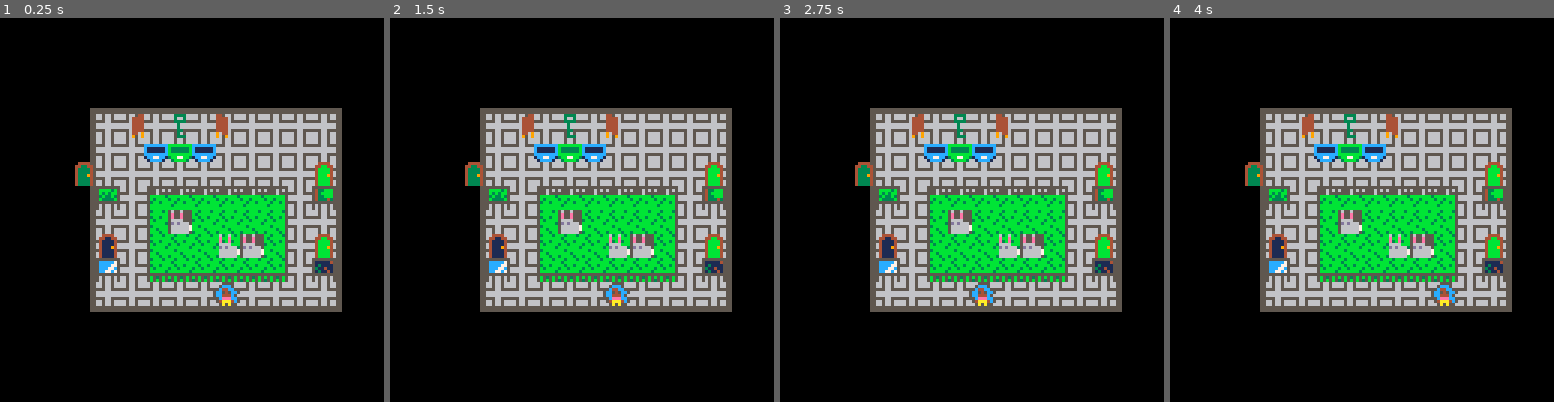
Above: before the commit, frames 1-4 (left to right).
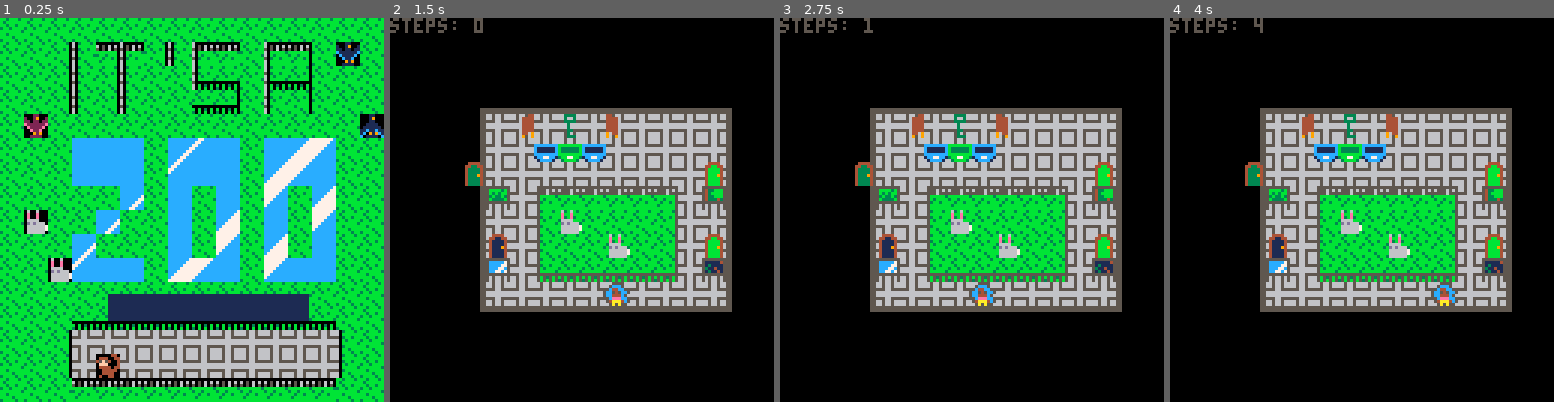
Above: after the commit, the same moments.

Repository: avalkyrie/zoo-game
Game: PICO-8 cartridge zoo.p8
Same seed, same stepped clock (60 frames per second), same inputs: the game is played once before the commit and once after it.
Inputs:
- Up to frame 1 (0.25 s): no input
- Up to frame 2 (1.5 s): tap O (Z key) at 0.33, 0.7, 1.43 s; tap X (X key) at 1.07 s
- Up to frame 3 (2.75 s): hold Left 1.97-2.37 s; tap X (X key) at 2.07, 2.4, 2.73 s; tap O (Z key) at 2.22 s; hold Down from 2.42 s (still down)
- Up to frame 4 (4 s): release Down at 2.82 s; hold Right 2.87-3.53 s; tap X (X key) at 3.07, 3.4, 3.73 s; tap O (Z key) at 3.1, 3.98 s; hold Up from 3.58 s (still down)

The runs differ from the first frame. In frame 1, 92% of the frame differs, in the area x 0-100%, y 0-100%; in frame 2, 0.9%; in frame 3, 0.9%; in frame 4, 0.9%.

Commit message:
Add pause menu items, title screen, aquarium 2, tundra 2, and tundra 3 (mythical).

Diff:
--- a/zoo.p8
+++ b/zoo.p8
@@ -4,7 +4,11 @@
 
 -- game state
 state={menu=1,lvl=1}
-paused=0
+
+startmenu = 1
+endmenu = 3
+game = 4
+
 
 maprect = {} -- x, y, width, height, xdrawoffset, ydrawoffset
 
@@ -18,7 +22,7 @@
 -- sprite indexes
 index = {
 	player = 64,
-	death = 79,
+	death = 191,
 
 	block = 58,
 	wblock = 60,
@@ -32,11 +36,18 @@
 	tank = 49,
 	bow = 182,
 	bubble = 48,
-
+	grad = 141,
+	pearl = 134,
+
+	lpenguin = 79,
 	rpenguin = 80,
 	dpenguin = 81,
 	upenguin = 82,
-	whale = 105,
+	fwhale = 105,
+	bwhale = 104,
+
+	fish = 221,
+	hfish = 220,
 
 	jelly1 = 106,
 	jelly2 = 107,
@@ -105,6 +116,12 @@
 function _init()
 
 	reload(0x2000, 0x2000, 0x1000) -- reload map tiles
+
+	-- setup menu items
+	if (state.menu == game) then
+		menuitem(1, "restart level", function() _init() sfx(1) end)
+		menuitem(2, "next level", function() state.lvl += 1 _init() sfx(1) end)
+	end
 
 	player.sdx = 0 -- slide direction
 	player.sdy = 0
@@ -149,7 +166,7 @@
 		sprites[4][1] = index.key
 		aa(animals, index.rabbit, {4,5,6,6})
 	elseif (state.lvl == 2) then
-		-- zoo 2
+		-- w. garden 1
 		maprect = {14, 24, 10, 8, 3, 3}
         player.x = 10
         player.y = 5
@@ -159,13 +176,15 @@
 
 		aa(blocks, index.block, {8,6,2,4,1,5,3,5,2,6,5,1,5,3,4,1,4,2,3,1})
 		aa(animals, index.rabbit, {7,7,9,8})
-		aa(animals, index.whale, {8,3})
+
+		animals[8][3] = index.bwhale
+		animals[7][3] = index.fwhale
 
 		--sprites[5][2] = index.bubble
 		sprites[2][5] = index.key
 
 	elseif (state.lvl == 3) then
-		-- aviary 1
+		-- rainforest 1
 		maprect = {0, 8, 8, 8, 4, 4}
 		player.isvertical = true
         player.x = 8
@@ -177,7 +196,7 @@
 		blocks[6][5] = index.block
 		animals[2][4] = index.usnake
 	elseif (state.lvl == 10) then
-		-- aviary 2
+		-- rainforest 2 - unused
 		maprect = {8, 8, 16, 8, 0, 4}
 		player.isvertical = true
         player.x = 12
@@ -189,7 +208,7 @@
 		aas(animals, {index.pbird2,4,3,index.bbird2,13,6,index.usnake,2,8})
 		aa(blocks, index.block, {2,5,11,3,14,3})
 	elseif (state.lvl == 4) then
-		-- ocean 1
+		-- aquarium 1
 		maprect = {0, 16, 8, 8, 4, 4}
         player.x = 1
         player.y = 6
@@ -197,14 +216,29 @@
 		exit.y = 0
 		exit.sprite = index.cexit
 	    sprites[8][8] = index.key
-		--aa(animals, index.jelly1, {1,1,6,6})
-		aa(animals, index.jelly1, {6,6})
+		aa(animals, index.jelly1, {1,1,6,6})
 		aas(animals, {index.fturtle,6,3,index.bturtle,5,3})
-
-        --aas(animals, {index.jelly2,1,2,index.ujelly1,2,1,index.fturtle,6,3,index.bturtle,5,3})
+        aas(animals, {index.jelly2,1,2,index.ujelly1,2,1,index.fturtle,6,3,index.bturtle,5,3})
 		aa(sprites, index.tank, {3,3,7,4,3,8,8,7})
 	elseif (state.lvl == 5) then
-		-- ice 1
+		-- aquarium 2
+		maprect = {24, 16, 9, 11, 3.5, 2.5}
+        player.x = 5
+        player.y = 1
+		exit.x = 5
+		exit.y = 0
+		exit.sprite = index.oexit
+		aa(sprites, index.tank, {4,1,6,1,8,2,1,4,4,5,7,7,3,8,1,10,5,10})
+		aa(sprites, index.bubble, {6,4,9,9,3,11})
+		aa(sprites, index.grad, {9,2,6,3,6,7,7,9})
+		animals[4][4] = index.fturtle
+		animals[3][4] = index.bturtle
+		animals[4][7] = index.flturtle
+		animals[5][7] = index.blturtle
+		aa(animals, index.fish, {8,1,9,1,6,8,7,8})
+		aa(animals, index.jelly1, {4,3,5,3,6,6,7,6})
+   	elseif (state.lvl == 6) then
+		-- tundra 1
 		maprect = {0, 0, 8, 8, 4, 4}
         player.x = 4
         player.y = 8
@@ -213,8 +247,8 @@
 		exit.sprite = index.cexit
 		sprites[7][4] = index.key
 		aa(animals, index.dpenguin, {3,1,4,1,5,1})
-	elseif (state.lvl == 6) then
-		-- ice 2
+	elseif (state.lvl == 7) then
+		-- tundra 2
 		maprect = {8, 0, 9, 8, 4, 4}
         player.x = 1
         player.y = 3
@@ -224,7 +258,24 @@
 		aa(sprites, index.bow, {2,4,4,2,6,1})
 		aa(blocks, index.block, {2,2,6,2})
 		aa(animals, index.dpenguin, {3,1,4,1,5,1})
-		animals[4][5] = index.whale
+		animals[4][5] = index.bwhale
+		animals[3][5] = index.fwhale
+
+	elseif (state.lvl == 8) then
+		-- tundra 2
+		maprect = {34, 14, 9, 13, 3.5, 1}
+        player.x = 4
+        player.y = 13
+		exit.x = 10
+		exit.y = 1
+		exit.sprite = index.oexit
+		animals[3][5] = index.bwhale
+		animals[2][5] = index.fwhale
+		animals[8][5] = index.bwhale
+		animals[7][5] = index.fwhale
+		aa(animals, index.rpenguin, {2,10,2,11,2,12})
+		sprites[3][6] = index.pearl
+		aa(blocks, index.block, {1,6,6,7,1,8,7,8,8,8,5,9,9,9,9,10,1,11})
 	end
 end
 
@@ -246,6 +297,22 @@
 end
 
 function _update60()
+
+	if (state.menu == startmenu) then
+		-- z/x to start game
+		if (btn(4) or btn(5)) then
+			state.menu = game
+			_init()
+		end
+	end
+
+	--if (state.menu == endmenu) then
+		-- z/x to reset?
+	--end
+
+	-- Update game
+	if (state.menu != game) return
+
 	local dx = 0
 	local dy = 0
 
@@ -356,12 +423,11 @@
 
 function _draw()
 	tick+=1
-	if (tick > 256) tick = 0;
-
-	if (state.menu==0) draw_startmenu()
-	if (state.menu==1) draw_level()
-	if (state.menu==2) draw_pause()
-	if (state.menu==3) draw_ending()
+	if (tick > 2000) tick = 0;
+
+	if (state.menu==startmenu) draw_startmenu()
+	if (state.menu==game) draw_level()
+	if (state.menu==endmenu) draw_ending()
 
 end
 
@@ -369,14 +435,16 @@
 	-- draw the start menu
 	cls()
 
-	rectfill(0, 0, 127, 127, 13)
-
-
-
-end
-
-function draw_pause()
-	-- enter key menu options
+	--rectfill(0, 0, 127, 127, 13)
+
+	map(112, 0, 0, 0, 16, 16)
+	rectfill(38-2,94-2,102,100, 1)
+
+	if (tick % 120 >= 60) then
+		print("press z to start", 38, 94, 13)
+	end
+
+
 end
 
 function draw_ending()
@@ -439,14 +507,15 @@
 	-- ui
 	if (blkmsg != nil and blkmsg != 0) then
 		print(blkmsg)
-		--blkmsg = nil
+		blkmsg = nil
 	else
 		--print("steps: " .. steps .. "  [animal: " .. asteps .. "]")
+		print("steps: " .. steps)
 	end
 end
 
 function animatewater()
-	if ((tick % 64) == 1) then
+	if ((tick % 80) == 1) then
 		for x=1, dimensions do
 			for y=1, dimensions do
 				if (mget(x, y) == anim.water1) then
@@ -460,7 +529,7 @@
 end
 
 function animatestaticanimals()
-	if ((tick % 64) == 1) then
+	if ((tick % 80) == 1) then
 		for i=1, maprect[3] do
 			for j=1, maprect[4] do
 				animals[i][j] = swap(animals[i][j], index.jelly1, index.jelly2)
@@ -482,10 +551,11 @@
 	local px = player.x
 	local py = player.y
 
-	local w = maprect[3]
-
-	for i=1, w do
-		for j=1, maprect[4] do
+	local w = maprect[4]
+	--local w = dimensions
+
+	for i=1, dimensions do
+		for j=1, dimensions do
 			if (mgetspr(i,j) == index.ice) then
 				--if (i == (px+1 -j)%w+1) sprgrid(index.ice+4, i, j)
 				--if (i == (px - j )%w+1) sprgrid(index.ice+3, i, j)
@@ -550,9 +620,11 @@
 				local a = animals[i][j]
 
 				if (a == index.dpenguin or a == index.upenguin) then
-					moveanimal(a, index.upenguin, index.dpenguin, i, j, 8)
+					moveanimal(a, index.upenguin, index.dpenguin, i, j, false, 8)
+				elseif(a == index.lpenguin or a == index.rpenguin) then
+					moveanimal(a, index.lpenguin, index.rpenguin, i, j, true, 8)
 				elseif(a == index.usnake or a == index.dsnake) then
-					moveanimal(a, index.usnake, index.dsnake, i, j, 9)
+					moveanimal(a, index.usnake, index.dsnake, i, j, false, 9)
 				end
 
 				if (a==index.fturtle or a==index.flturtle) then
@@ -606,18 +678,25 @@
 	end
 end
 
-function moveanimal(a, up, down, i, j, fx)
+function moveanimal(a, up, down, i, j, leftright, fx)
 	local flipped = nil
 	local dx = 0
 	local dy = 0
 
 	if (a == down) then
-		dx=0
-		dy=1
+		if (leftright) then
+			dx=1
+		else
+			dy=1
+		end
 		flipped = up
 	elseif(a == up) then
-		dx=0
-		dy=-1
+		if (leftright) then
+			dx=-1
+		else
+			dy=-1
+		end
+
 		flipped = down
 	else
 		return
@@ -630,6 +709,9 @@
 	else
 		animals[i][j] = flipped
 	end
+
+	if (fx) sfx(fx)
+
 end
 
 function ispushablebiganimal(x, y)
@@ -673,8 +755,8 @@
 
 	local x = ax + dx
 	local y = ay + dy
-	local nx = x + dx
-	local ny = y + dy
+
+	if (x <= 0 or y <= 0) return false
 
 	local s = mgetspr(x, y)
 	local flags = fget(s)
@@ -1066,39 +1148,39 @@
 
 
 __gff__
-0043438000810000000500010100000000818180000001000005010101000000050505050500008100010101808001010000434305050000008080808181010100000000000000000000000000000000000000000000000000000000000000000000000000000000000000000000000000000000000000000000000000404000
+0043438000810000000500010100000000818180000001000005010101000000050505050500000000010101808001010000434305050000008080808181010100000000000000000000000000000000000000000000000000000000000000000000000000000000000000000000000000000000000000000000000000404000
 0000000000000000000000000000000000000040404000000000000000000000000000404040000000000000000000000000004040400000000000000000000000000000000000000000000000000000000000000000000000000000000000000000000100000000000000000000000000000000000000000000000000000000
 __map__
-20202020202020202d20202020202029000a0a0a000a0a0a0a0a0a0a00000000000000000000000000000000000000000000000000000000000000000000000000000000000000000000000000000000000000000000000000000000000000000000000000000000000000000000000016161616161616161616161616161616
-2020202020202020202020202020202900000000000a0a0a0a0a0a0a00000000000000000000000000000000000000000000000000000000000000000000000000000000000000000000000000000000000000000000000000000000000000000000000000000000000000000000000016162625151826251807161815169916
-2d2d2020202d2c2c202020202020202900000000000a0a000a0a0a0a0a0a0000000000000000000000000000000000000000000000000000000000000000000000000000000000000000000000000000000000000000000000000000000000000000000000000000000000000000000016162625262516161706161708161616
-2d2d2020202d20202020202020202029000000000000000000000000000000000000000000000000000000000000000000000000000000000000000000000000000000000000000000000000000000000000000000000000000000000000003f0000000000000000000000000000000016162625262516160608162526161616
-2d2d2020202d20202d2d0202010202020000000000000000000000000000000000000000000000000000000000000000000000000000000000000000000000000000000000000000000000000000000000000000000000000000000000000b0c0000000000000000000000000000000016891616161616161616161616161698
-2c2c2020202d20200201020102020102000a0a0a0a0a00000000000000000000000000000000000000000000000000000000000000000000000000000000000000000000000000000000000000000000000000000000000000000000002f1b1c2f00000000000000000000000000000016161620202016232420162021221616
-20202020202c2020010201010101010100000000000000000000000000000000000000000000000000000000000000000000000000000000000000000000000000000000000000000000000000000000000000000000000000000000003e2e3f2e00000000000000000000000000000016161620202016242020162122201616
-202020202020202002010101020102010000000000000a0a0a0a0a0a00000000000000000000000000000000000000000000000000000000000000000000000000000000000000000000000000000000000000000000000000000000000000000000000000000000000000000000000016161616162316201620162216211616
+20202020202020202c20202020202020000a0a0a000a0a0a0a0a0a0a00000000000000000000000000000000000000000000000000000000000000000000000000000000000000000000000000000000000000000000000000000000000000000000000000000000000000000000000016161616161616161616161616161616
+2020202020202020202020202020202000000000000a0a0a0a0a0a0a00000000000000000000000000000000000000000000000000000000000000000000000000000000000000000000000000000000000000000000000000000000000000000000000000000000000000000000000016162625151826251807161815169916
+2d2d2020202d2c2c202020202020202000000000000a0a000a0a0a0a0a0a0000000000000000000000000000000000000000000000000000000000000000000000000000000000000000000000000000000000000000000000000000000000000000000000000000000000000000000016162625262516161706161708161616
+2d2d2020202d20202020202020202020000000000000000000000000000000000000000000000000000000000000000000000000000000000000000000000000000000000000000000000000000000000000000000000000000000000000003f0000000000000000000000000000000016162625262516160608162526161616
+2d2d2020202d20202c2c0202010202020000000000000000000000000000000000000000000000000000000000000000000000000000000000000000000000000000000000000000000000000000000000000000000000000000000000000b0c0000000000000000000000000000000016891616161616161616161616161698
+2c2c2020202d20200715010101010101000a0a0a0a0a00000000000000000000000000000000000000000000000000000000000000000000000000000000000000000000000000000000000000000000000000000000000000000000002f1b1c2f00000000000000000000000000000016161620202016232420162021221616
+20202020202c2020162616161616161600000000000000000000000000000000000000000000000000000000000000000000000000000000000000000000000000000000000000000000000000000000000000000000000000000000003e2e3f2e00000000000000000000000000000016161620202016242020162122201616
+202020202020202016261616161616160000000000000a0a0a0a0a0a00000000000000000000000000000000000000000000000000000000000000000000000000000000000000000000000000000000000000000000000000000000000000000000000000000000000000000000000016161616162316201620162216211616
 1014101412101014101014141410101012101012101010100000000000000000000000000000000000000000000000000000000000000000000000000000000000000000000000000000000000000000000000000000000000000000000000000000000000000000000000000000000016731616231616201621162016221616
 1410141412101410101010141414101012101012101010100000000000000000000000000000000000000000000000000000000000000000000000000000000000000000000000000000000000000000000000000000000000000000000000000000000000000000000000000000000016161623161616201622162116201616
 1010141012131313141210141410141012101010101012140000000000000000000000000000000000000000000000000000000000000000000000000000000000000000000000000000000000000000000000000000000000000000000000000000000000000000000000000000000016167324202016212220162220201616
 1012101412141010101214121414101012101313131311130000000000000000000000000000000000000000000000000000000000000000000000000000000000000000000000000000000000000000000000000000000000000000000000000000000000000000000000000000000016161616161616161616161616161616
 1012141012101410101210121414141012101010101012140000000000000000000000000000000000000000000000000000000000000000000000000000000000000000000000000000000000000000000000000000000000000000000000000000000000000000000000000000000016161606060606060606060606061616
-1412101011131313131113121014101012141010101012100000000000000000000000000000e000000000000000000000000000000000000000000000000000000000000000000000000000000000000000000000000000000000000000000000000000000000000000000000000000161626050527281d360d0e0f1e052516
-101210101210141014121012141010101210141012141210000000000000000000002d1d20402020202d2d00000000000000000000000000000000000000000000000000000000000000000000000000000000000000000000000000000000000000000000000000000000000000000016162605780505050505050505052516
-14120303010101011012141210141210101410101210121000000000e100000000001d2d202020a0a1a21d00000000000000000000000000000000000000000000000000000000000000000000000000000000000000000000000000000000000000000000000000000000000000000016161607070707070707070707071616
-2929030303030303292903030303030329290303030303032a2b293159312b9f9f002c2c20202020202c2c00000000000000000000000000000000000000000000000000000000000000000000000000000000000000000000000000000000000000000000000000000000000000000000000000000000000000000000000000
-29292929292b2b2a29292929292b2b2a29292929292b2b2a2a2a2929292b2b318d0032323434343434323200000000000000000000000000000000000000000000000000000000000000000000000000000000000000000000000000000000000000000000000000000000000000000000000000000000000000000000000000
-0303292929292b2b0303292929292b2b0303292929292b2b2b29296a6a8d292b290032696832323232696800000000000000000000000000000000000000000000000000000000000000000000000000000000000000000000000000000000000000000000000000000000000000000000000000000000000000000000000000
-032b2929292b292b032b2929292b292b032b2929292b292b312964652930292929003d208620202020202000000000000000000000000000000000000000000000000000000000000000000000000000000000000000000000000000000000000000000000000000000000000000000000000000000000000000000000000000
-2a2929292929292b2a2929292929292b2a2929292929292b292b2931292929292a0020202020203d20202000000000000000000000000000000000000000000000000000000000000000000000000000000000000000000000000000000000000000000000000000000000000000000000000000000000000000000000000000
-2929292929292b29d729292929292b292929292929292b2929292b29296a6a2929003d20202020203d3d2000000000000000000000000000000000000000000000000000000000000000000000000000000000000000000000000000000000000000000000000000000000000000000000000000000000000000000000000000
-2b2b29292929292b2bf5e7e7e7e7e7e8e6e7e7e7e7e7e7e829292966678d312b2900202020203d2020203d00000000000000000000000000000000000000000000000000000000000000000000000000000000000000000000000000000000000000000000000000000000000000000000000000000000000000000000000000
-2b2b292a292b2b2b2bf6f7f7f7f7f7f8f6f7f7f7f7f7f7d72a293129299f9f2b2b0020502020202020203d00000000000000000000000000000000000000000000000000000000000000000000000000000000000000000000000000000000000000000000000000000000000000000000000000000000000000000000000000
-0505050505050505050500000000050505050501010101012b2b292929298d2930003d502020202020202000000000000000000000000000000000000000000000000000000000000000000000000000000000000000000000000000000000000000000000000000000000000000000000000000000000000000000000000000
-0505050505050505050500000000050505050501010101013129292931292929290020502020202020202000000000000000000000000000000000000000000000000000000000000000000000000000000000000000000000000000000000000000000000000000000000000000000000000000000000000000000000000000
-0505050505050505050500000000050505050501010101012929302b2929292a290020202020202020202000000000000000000000000000000000000000000000000000000000000000000000000000000000000000000000000000000000000000000000000000000000000000000000000000000000000000000000000000
-050518070707071505050000000020202005050505050505000000000000000000002d2d2d2d1d2d2d2d1d00000000000000000000000000000000000000000000000000000000000000000000000000000000000000000000000000000000000000000000000000000000000000000000000000000000000000000000000000
-050525731616162605050000000020202005050505050505000000000000000000001d2d2d2d2d1d2d1d1d00000000000000000000000000000000000000000000000000000000000000000000000000000000000000000000000000000000000000000000000000000000000000000000000000000000000000000000000000
-05052516161673260505000000002020200505180705071500000000000000000000203d2020202020202000000000000000000000000000000000000000000000000000000000000000000000000000000000000000000000000000000000000000000000000000000000000000000000000000000000000000000000000000
+1412101011131313131113121014101012141010101012100000000000000000000000000000000000000000000000000000000000000000000000000000000000000000000000000000000000000000000000000000000000000000000000000000000000000000000000000000000016162605050505050505050505052516
+101210101210141014121012141010101210141012141210000000000000000000002d2d20202020202d2d00000000000000000000000000000000000000000000000000000000000000000000000000000000000000000000000000000000000000000000000000000000000000000016162605780505050505050505052516
+141203030101010110121412101412101014101012101210000000000000000000002d2d202020a0a1a22d00000000000000000000000000000000000000000000000000000000000000000000000000000000000000000000000000000000000000000000000000000000000000000016161607070707070707070707071616
+2929030303030303292903030303030329290303030303032a2b292929292b2929002c2c20202020202c2c00000000000000000000000000000000000000000000000000000000000000000000000000000000000000000000000000000000000000000000000000000000000000000000000000000000000000000000000000
+29292929292b2b2a29292929292b2b2a29292929292b2b2a2a2a2929292b2b29290032323434343434323200000000000000000000000000000000000000000000000000000000000000000000000000000000000000000000000000000000000000000000000000000000000000000000000000000000000000000000000000
+0303292929292b2b0303292929292b2b0303292929292b2b2b2929292929292b290032323232323232323200000000000000000000000000000000000000000000000000000000000000000000000000000000000000000000000000000000000000000000000000000000000000000000000000000000000000000000000000
+032b2929292b292b032b2929292b292b032b2929292b292b2929292929292929290020202020202020202000000000000000000000000000000000000000000000000000000000000000000000000000000000000000000000000000000000000000000000000000000000000000000000000000000000000000000000000000
+2a2929292929292b2a2929292929292b2a2929292929292b292b2929292929292a0020202020202020202000000000000000000000000000000000000000000000000000000000000000000000000000000000000000000000000000000000000000000000000000000000000000000000000000000000000000000000000000
+2929292929292b29d729292929292b292929292929292b2929292b2929292929290020202020202020202000000000000000000000000000000000000000000000000000000000000000000000000000000000000000000000000000000000000000000000000000000000000000000000000000000000000000000000000000
+2b2b29292929292b2bf5e7e7e7e7e7e8e6e7e7e7e7e7e7e8292929292929292b290020202020202020202000000000000000000000000000000000000000000000000000000000000000000000000000000000000000000000000000000000000000000000000000000000000000000000000000000000000000000000000000
+2b2b292a292b2b2b2bf6f7f7f7f7f7f8f6f7f7f7f7f7f7d72a2929292929292b2b0020202020202020202000000000000000000000000000000000000000000000000000000000000000000000000000000000000000000000000000000000000000000000000000000000000000000000000000000000000000000000000000
+0505050505050505050500000000050505050501010101012b2b292929292929290020202020202020202000000000000000000000000000000000000000000000000000000000000000000000000000000000000000000000000000000000000000000000000000000000000000000000000000000000000000000000000000
+0505050505050505050500000000050505050501010101012929292929292929290020202020202020202000000000000000000000000000000000000000000000000000000000000000000000000000000000000000000000000000000000000000000000000000000000000000000000000000000000000000000000000000
+0505050505050505050500000000050505050501010101012929292b2929292a290020202020202020202000000000000000000000000000000000000000000000000000000000000000000000000000000000000000000000000000000000000000000000000000000000000000000000000000000000000000000000000000
+050518070707071505050000000020202005050505050505000000000000000000002d2d2d2d2d2d2d2d2d00000000000000000000000000000000000000000000000000000000000000000000000000000000000000000000000000000000000000000000000000000000000000000000000000000000000000000000000000
+050525161616162605050000000020202005050505050505000000000000000000002d2d2d2d2d2d2d2d2d00000000000000000000000000000000000000000000000000000000000000000000000000000000000000000000000000000000000000000000000000000000000000000000000000000000000000000000000000
+05052516161616260505000000002020200505180705071500000000000000000000203d2020202020202000000000000000000000000000000000000000000000000000000000000000000000000000000000000000000000000000000000000000000000000000000000000000000000000000000000000000000000000000
 05051706060606080505000000002020200505251601162600000000000000000000203d20202020203d3d00000000000000000000000000000000000000000000000000000000000000000000000000000000000000000000000000000000000000000000000000000000000000000000000000000000000000000000000000
 0505050505050505050500000000202020050525160116260000000000000000000000000000000000000000000000000000000000000000000000000000000000000000000000000000000000000000000000000000000000000000000000000000000000000000000000000000000000000000000000000000000000000000
 
Not shown, changed: 40 lines of the sprite sheet (__gfx__) section of zoo.p8
